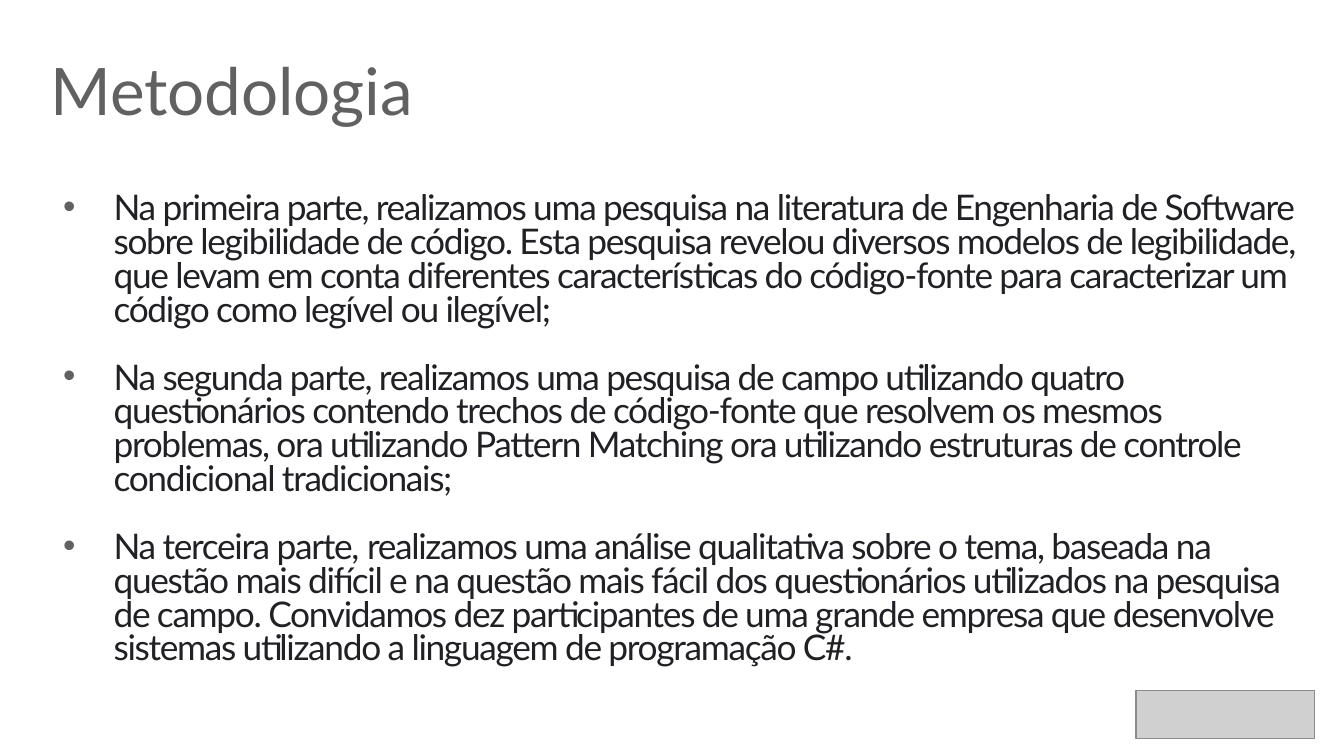
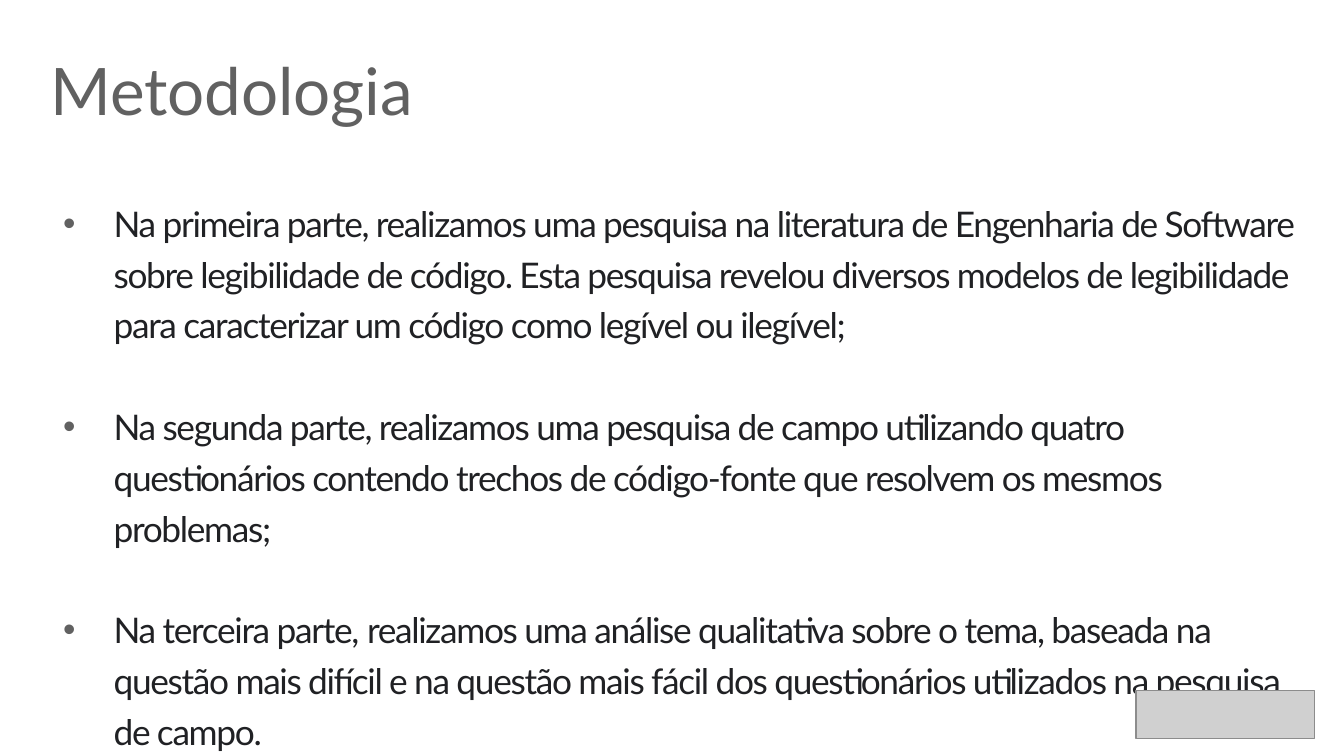
Before and after one commit to rafaelcruz-net/pattern-matching, a slide deck: slide 25 of Apresentacao_Defesa.pptx (slide 20 before the commit). Drawn at 1344x756 pixels with LibreOffice and Linux fonts; fonts in the diff are those of the drawing; grey boxes stand for pictures. Boxes give left, top, right and bottom in pixels: in the first picture for what was removed or moved away, otherwise in the second. Text is boxed around its words. In the diff, an @@ line names an element or a change of style, - is before the commit and + after.

```diff
--- a/Apresentacao_Defesa.pptx
+++ b/Apresentacao_Defesa.pptx
@@ text at (114, 211, 1295, 751): text changed @@
-• Na primeira parte, realizamos uma pesquisa na literatura de Engenharia de Software sobre legibilidade de código. Esta pesquisa revelou diversos modelos de legibilidade, que levam em conta diferentes características do código-fonte para caracterizar um código como legível ou ilegível;
-• Na segunda parte, realizamos uma pesquisa de campo utilizando quatro questionários contendo trechos de código-fonte que resolvem os mesmos problemas, ora utilizando Pattern Matching ora utilizando estruturas de controle condicional tradicionais;
-• Na terceira parte, realizamos uma análise qualitativa sobre o tema, baseada na questão mais difícil e na questão mais fácil dos questionários utilizados na pesquisa de campo. Convidamos dez participantes de uma grande empresa que desenvolve sistemas utilizando a linguagem de programação C#.
+• Na primeira parte, realizamos uma pesquisa na literatura de Engenharia de Software sobre legibilidade de código. Esta pesquisa revelou diversos modelos de legibilidade para caracterizar um código como legível ou ilegível;
+• Na segunda parte, realizamos uma pesquisa de campo utilizando quatro questionários contendo trechos de código-fonte que resolvem os mesmos problemas;
+• Na terceira parte, realizamos uma análise qualitativa sobre o tema, baseada na questão mais difícil e na questão mais fácil dos questionários utilizados na pesquisa de campo.
```
Also in this commit, not shown: 13 other slides changed, 5 slides added, 9 other files.
